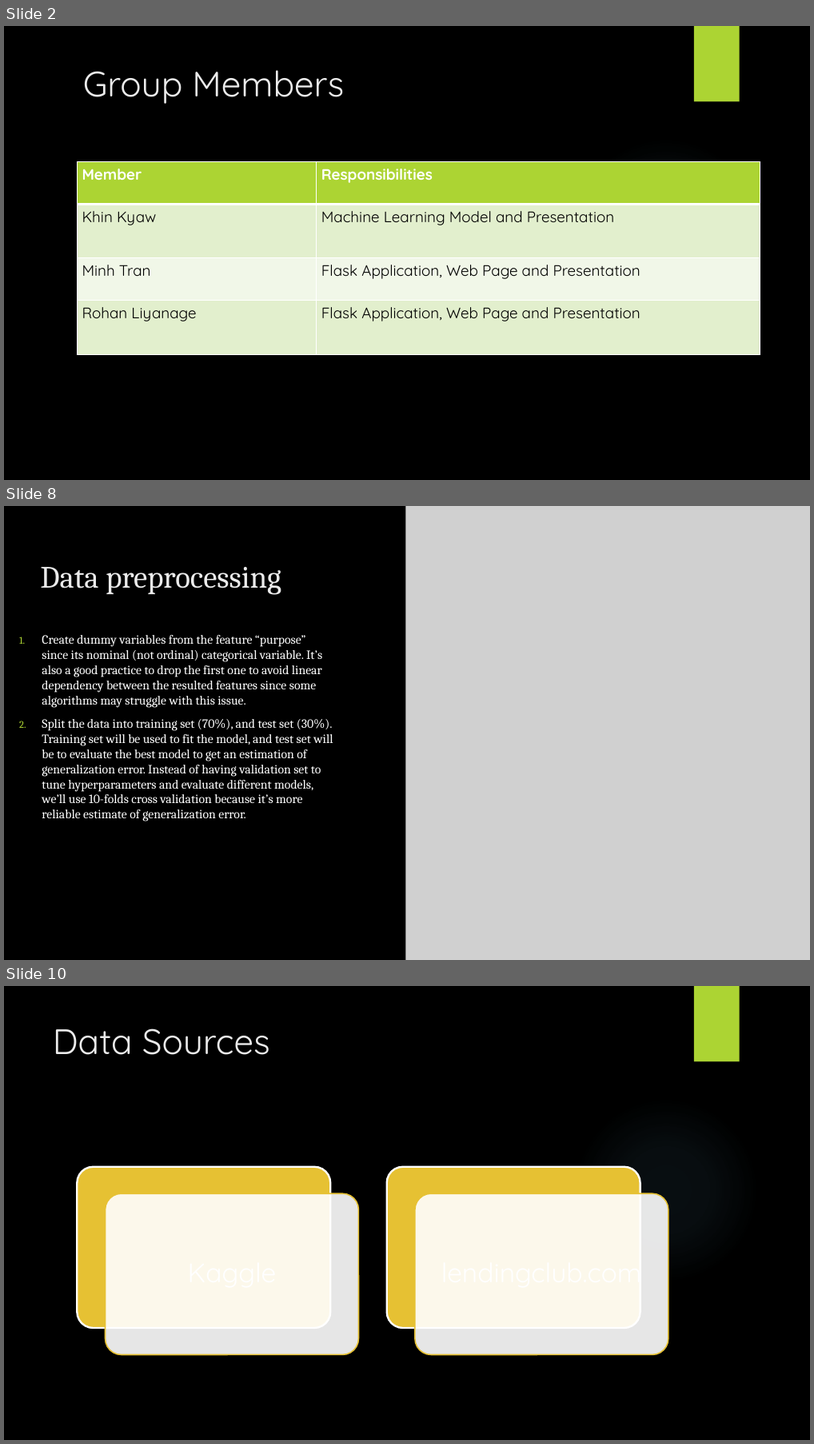
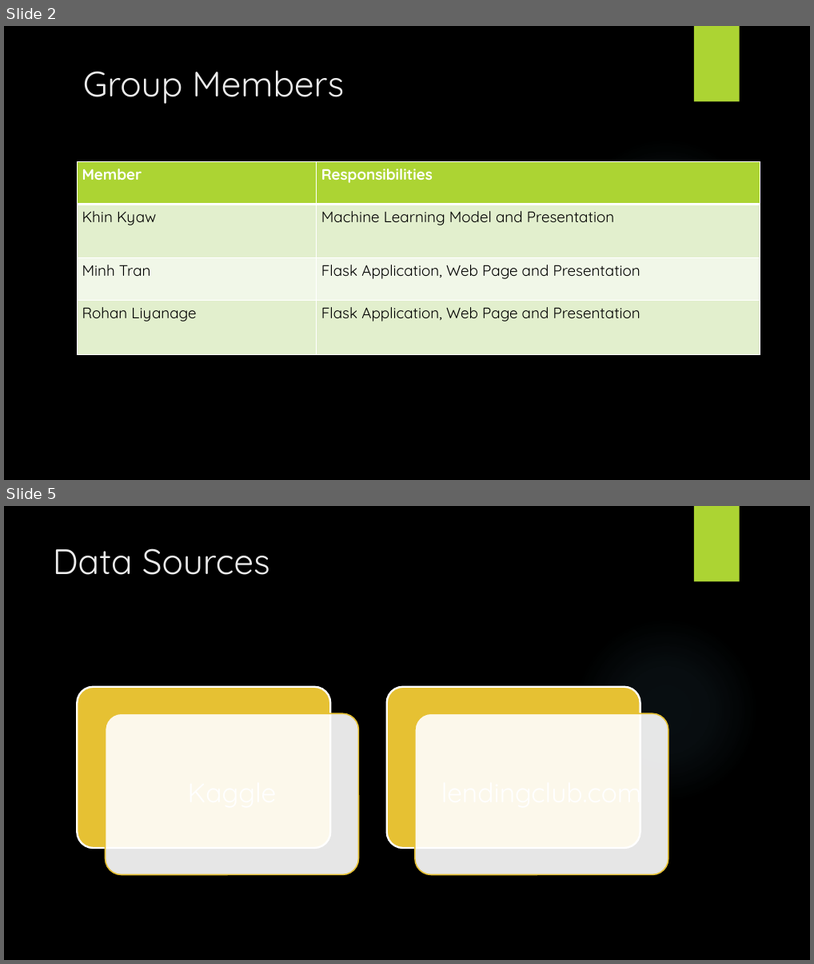
Before and after one commit to Minhtranaccount/Loan_Pay_Back_Ability, a slide deck: project 4 presentation.pptx. Shown one above the other, each under a label of ours: slides 2, 8 and 10 before the commit, slides 2 and 5 after it; the slides between them are not shown. The pictures are 814x1444 and 814x964 pixels, drawn with LibreOffice and Linux fonts; fonts in the diff are those of the drawing; grey boxes stand for pictures; background and template pictures are left out. Boxes give left, top, right and bottom in pixels: in the first picture for what was removed or moved away, otherwise in the second. Text is boxed around its words. In the diff, an @@ line names an element or a change of style, - is before the commit and + after.

```diff
--- a/project 4 presentation.pptx
+++ b/project 4 presentation.pptx
@@ slide 8 removed at (4, 506, 810, 960), background #000000; not listed: 1 template element that a slide beside it also shows @@
@@ picture removed at (406, 506, 810, 960) @@
@@ title removed at (40, 567, 282, 595) @@
-Data preprocessing
@@ text removed at (42, 635, 333, 821) @@
-1. Create dummy variables from the feature “purpose” since its nominal (not ordinal) categorical variable. It’s also a good practice to drop the first one to avoid linear dependency between the resulted features since some algorithms may struggle with this issue.
-2. Split the data into training set (70%), and test set (30%). Training set will be used to fit the model, and test set will be to evaluate the best model to get an estimation of generalization error. Instead of having validation set to tune hyperparameters and evaluate different models, we’ll use 10-folds cross validation because it’s more reliable estimate of generalization error.
@@ what was slide 10 is now slide 5 @@
```
Also in this commit, not shown: 5 slides changed, 5 slides added, 1 other slide removed.
